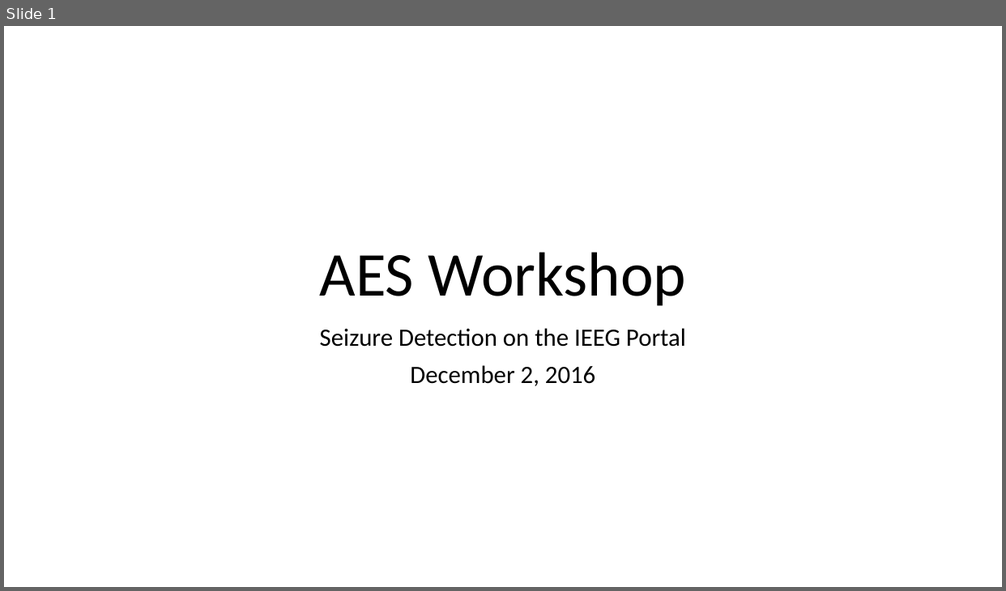
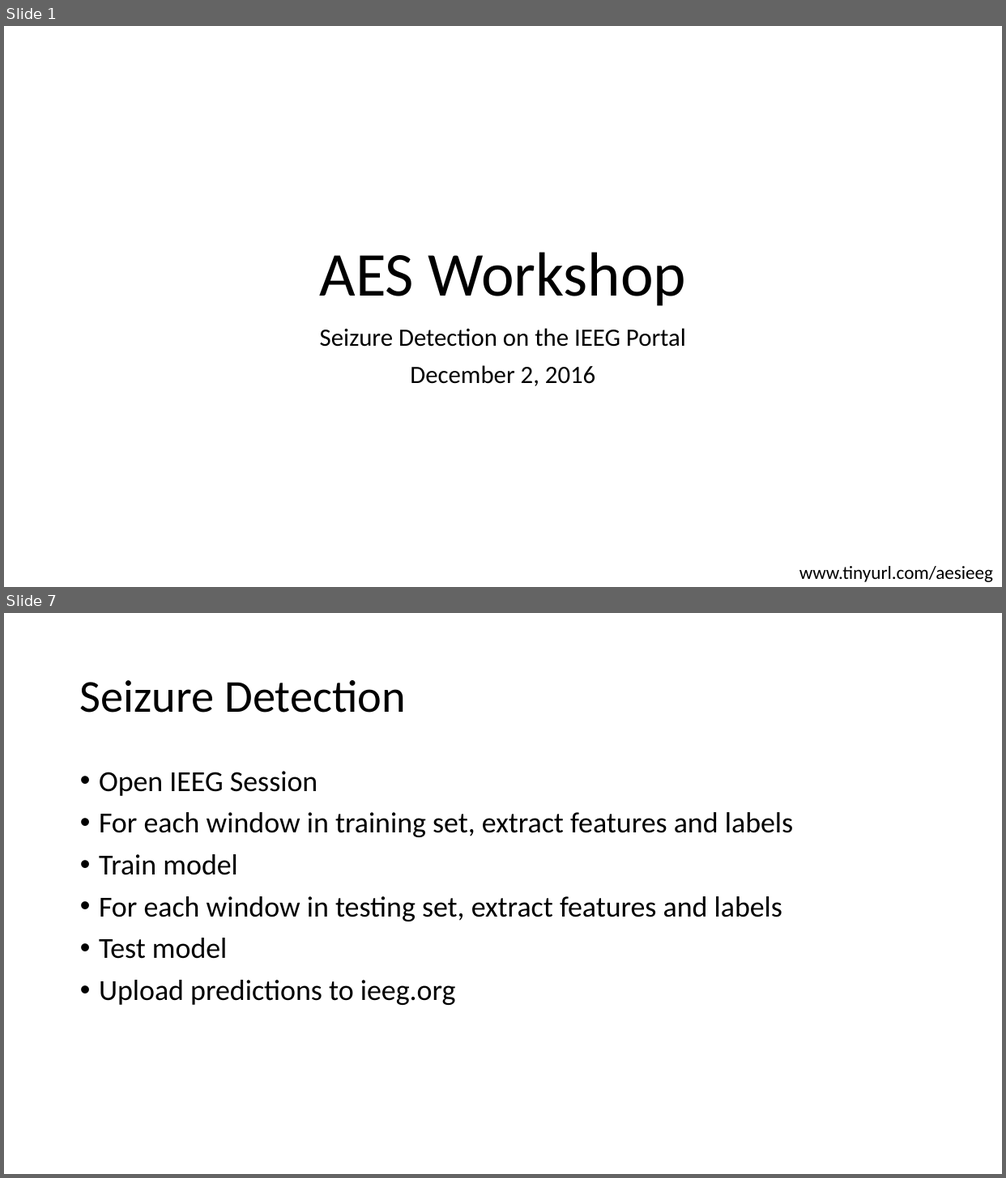
Before and after one commit to hoameng/AES2016WorkshopMaterials, a slide deck: Introduction.pptx. Shown one above the other, each under a label of ours: slide 1 before the commit, slides 1 and 7 after it; the slides between them are not shown. The pictures are 1006x591 and 1006x1178 pixels, drawn with LibreOffice and Linux fonts; fonts in the diff are those of the drawing. Boxes give left, top, right and bottom in pixels: in the first picture for what was removed or moved away, otherwise in the second. Text is boxed around its words. In the diff, an @@ line names an element or a change of style, - is before the commit and + after.

```diff
--- a/Introduction.pptx
+++ b/Introduction.pptx
@@ slide 7 added at <box>4,613,1002,1174</box>, background #FFFFFF @@
@@ title added at <box>80,680,406,713</box>, 44 pt, text #000000 @@
+Seizure Detection
@@ text added at <box>99,771,793,1005</box>, 28 pt, text #000000 @@
+• Open IEEG Session
+• For each window in training set, extract features and labels
+• Train model
+• For each window in testing set, extract features and labels
+• Test model
+• Upload predictions to ieeg.org
@@ slide 1 changed as well @@
@@ text added at <box>799,566,993,582</box>, 18 pt, text #000000 @@
+www.tinyurl.com/aesieeg
```
Also in this commit, not shown: 5 other slides added, 3 slides removed.
